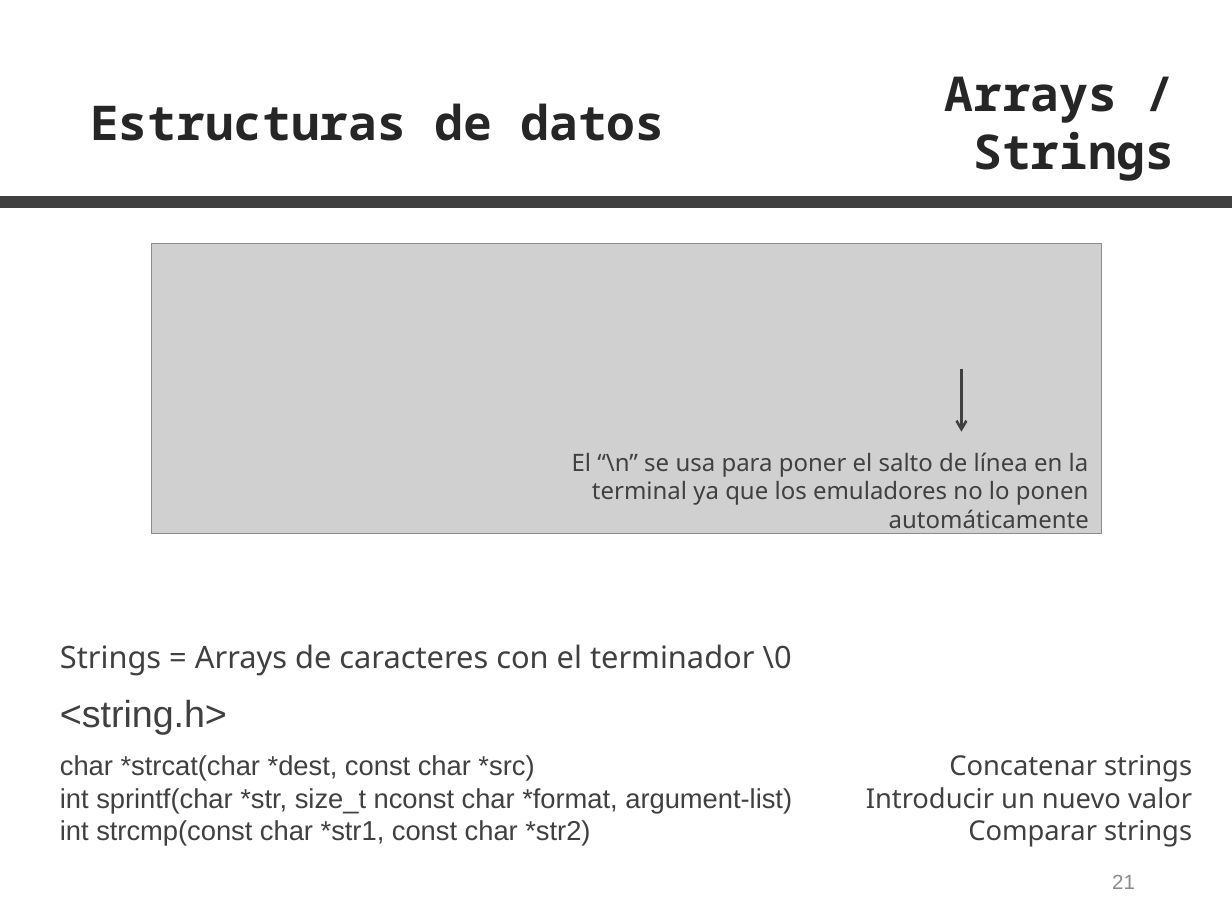
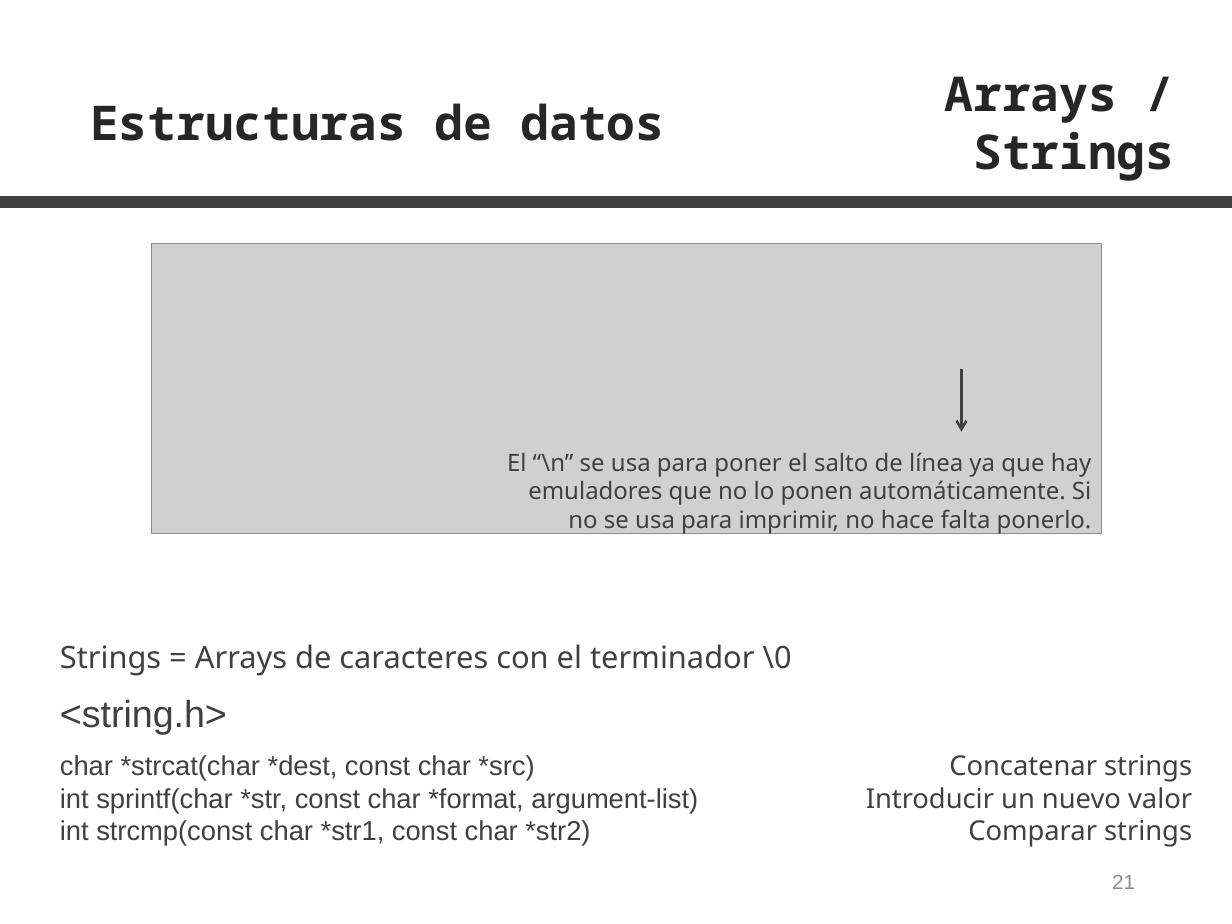
Before and after one commit to z4na14/C-para-normies, a slide deck: slide 21 of transparencias.pptx. Drawn at 1232x924 pixels with LibreOffice and Linux fonts; fonts in the diff are those of the drawing; grey boxes stand for pictures. Boxes give left, top, right and bottom in pixels: in the first picture for what was removed or moved away, otherwise in the second. Text is boxed around its words. In the diff, an @@ line names an element or a change of style, - is before the commit and + after.

```diff
--- a/transparencias.pptx
+++ b/transparencias.pptx
@@ text at [507, 452, 1092, 535]: text changed @@
-El “\n” se usa para poner el salto de línea en la terminal ya que los emuladores no lo ponen automáticamente
+El “\n” se usa para poner el salto de línea ya que hay emuladores que no lo ponen automáticamente. Si no se usa para imprimir, no hace falta ponerlo.
@@ text at [60, 788, 698, 813]: text changed @@
-int sprintf(char *str, size_t nconst char *format, argument-list)
+int sprintf(char *str, const char *format, argument-list)
```
Also in this commit, not shown: 4 other slides changed, 2 other files.
